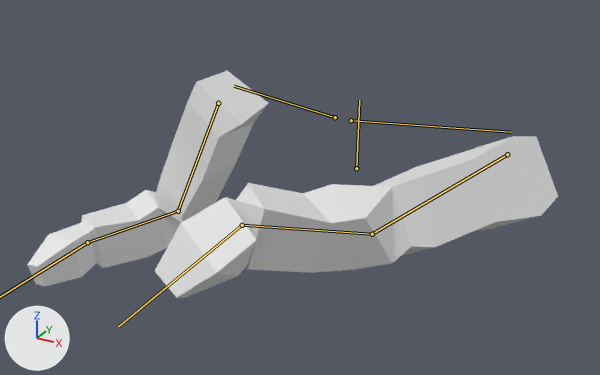
An edit to the glTF model meshes/entities/player_models/male_arms_model/male_arm_model.glb, drawn before and after from the same camera.
Rendered twice from a 50 mm camera at (0.719, -1.565, 0.872) aimed at (-0.039, -0.186, 0.183). Arrows for +X, +Y and +Z are at lower left; the lights stay in place. Both versions are drawn at frame 17 of the action 'left_hand_grab'; the numbers are the values there. The bones that bend it are drawn over the model as lines.
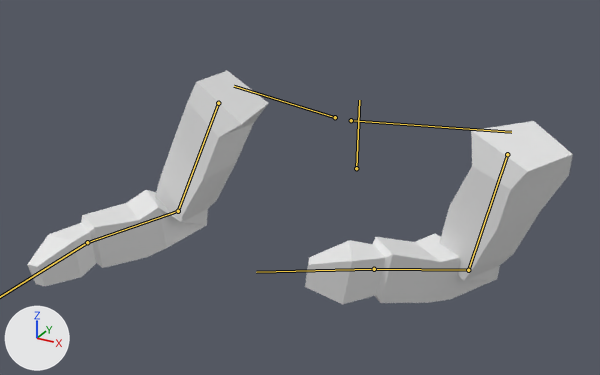
Pixel boxes (x1, y1, x2, y2) of what changed, in the pictures (600 x 375 px):
'Cube.001', posed: before (27, 71, 558, 298); after (27, 71, 573, 304)
bone 'upper_arm.L', root to tip: before (507, 154) to (372, 234); after (507, 154) to (468, 270)
bone 'lowerarm.L', root to tip: before (372, 234) to (242, 225); after (468, 270) to (374, 269)
bone 'hand.L', root to tip: before (242, 225) to (118, 326); after (374, 269) to (256, 272)

What the commit changed:
Bone 'upper_arm.L' (bone_upper_arm_l) turns from (96, 29, 6) to (-18, 30, -48) degrees about its own x, y and z.
Bone 'lowerarm.L' (bone_lowerarm_l) turns from (26, -42, -11) to (100, 14, 13) degrees about its own x, y and z.
Bone 'hand.L' (bone_hand_l) turns from (29, 54, 66) to (0, 0, 0) degrees about its own x, y and z.
